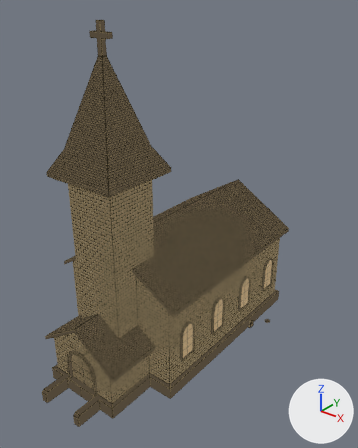
A saved change to the Blender file Assets/_VanHelsingVR/Art/Blender/Props/Graveyard/Graveyard.blend.
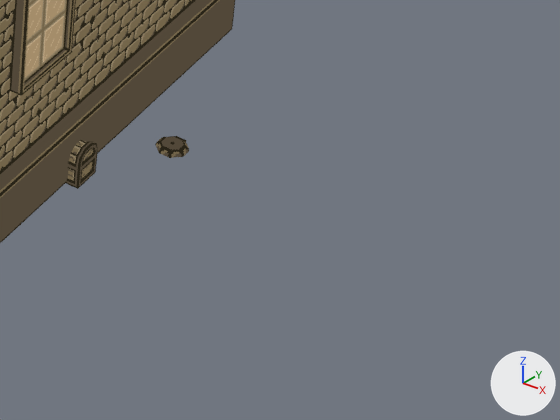
There are two pictures of each version: one whole from a camera (50 mm lens) standing at (23.1, -27.5, 27.9) and looking at (2.6, -1.9, 12.0), one close up on the part from 66% to 94% of the width and 66% to 83% of the height. Lighting does not change. The marker at lower right points along +X, +Y and +Z. The first two pictures are the older version. The same objects are shown in both versions, whatever each file hides.

The first close-up shows 'CapsuleLid', 'Chest', 'ChestLid', 'Church', 'ChurchWindow.002'.
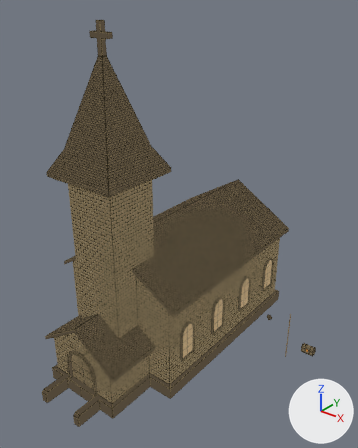
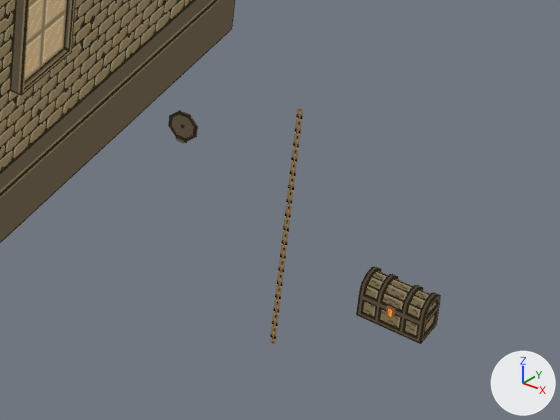
Where the newer file only moved an object's origin or applied its transform, the numbers keep the older frame.

What differs and where, as boxes (x1, y1, x2, y2) in the close-ups (560 x 420 px):
'ChestLid', moved
    before: (68, 140, 98, 170)
    after: (359, 267, 441, 325)
'Chest', moved
    before: (66, 154, 97, 189)
    after: (356, 296, 440, 344)
'Chain', moved (not visible before)
    after: (270, 108, 303, 344)
'CapsuleLid', turned
    before: (155, 136, 189, 158)
    after: (168, 110, 198, 143)
'ChestSecure', moved (not visible before)
    after: (386, 305, 395, 318)

What the commit changed:
Object 'Chain' (ob_chain) moves from (3.92, 2.0, 2.43) to (9.92, 3.0, 2.43).
Object 'Chest' (ob_chest) moves from (5.0, 5.0, 0.25) to (11.0, 5.0, 0.25).
Object 'ChestLid' (ob_chestlid) moves from (5.0, 5.3, 0.33) to (11.0, 5.3, 0.33).
Object 'ChestSecure' (ob_chestsecure) moves from (5.0, 4.72, 0.34) to (11.0, 4.72, 0.34).
Object 'CapsuleLid' (ob_capsulelid) turns from (0, 0, 0) to (268, 0, 0) degrees about x, y and z.
